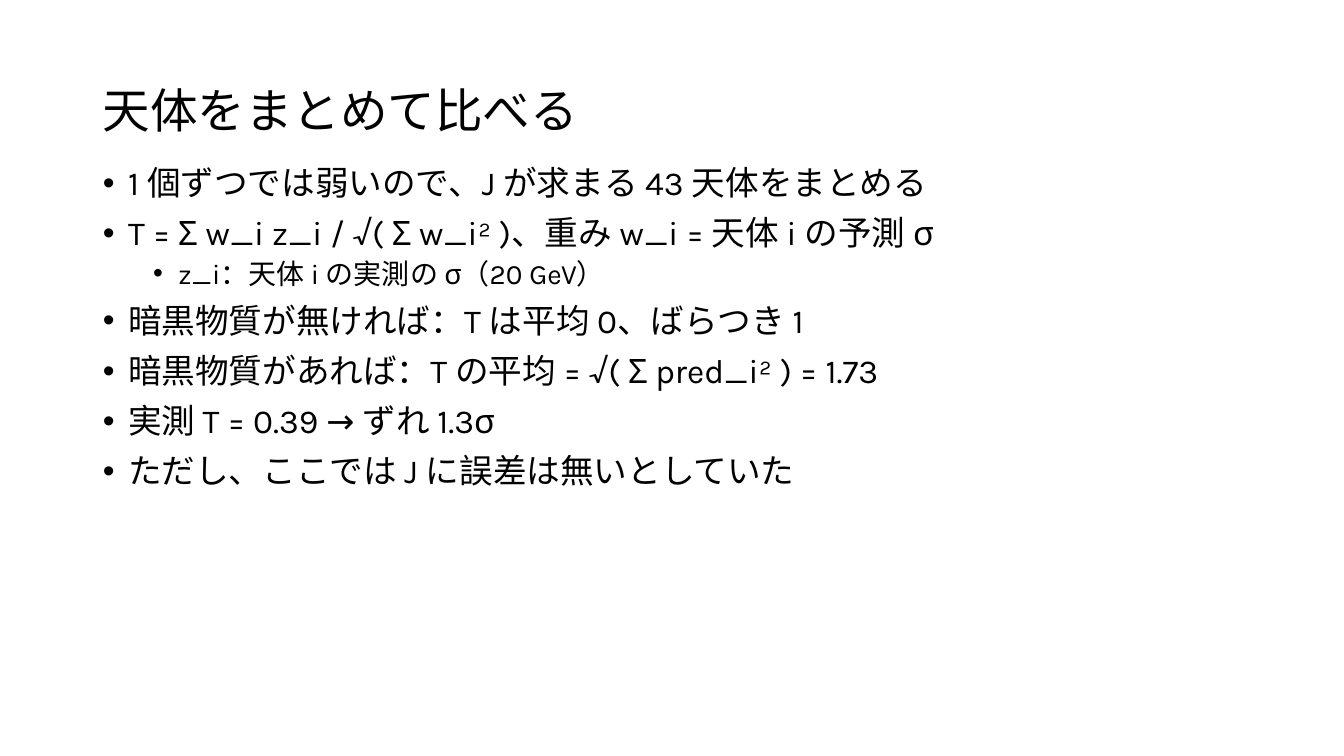
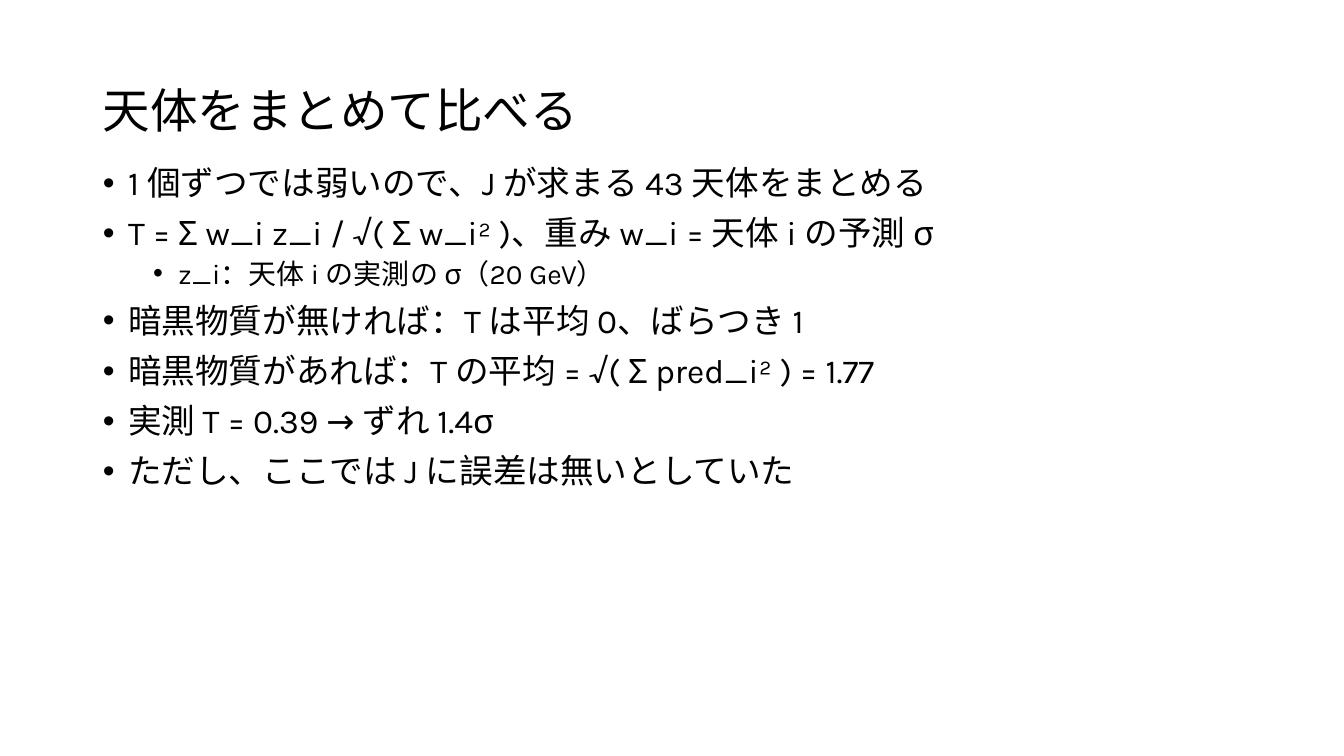
Before and after one commit to Mikann20041029/darkmatter-slides, a slide deck: slide 23 of slides/2026-10-02_研究進捗報告_claude.pptx. Drawn at 1344x756 pixels with LibreOffice and Linux fonts; fonts in the diff are those of the drawing. Boxes give left, top, right and bottom in pixels: in the first picture for what was removed or moved away, otherwise in the second. Text is boxed around its words. In the diff, an @@ line names an element or a change of style, - is before the commit and + after.

```diff
--- a/slides/2026-10-02_研究進捗報告_claude.pptx
+++ b/slides/2026-10-02_研究進捗報告_claude.pptx
@@ text at (x1=128, y1=354, x2=875, y2=436): text changed @@
-• 暗黒物質があれば：T の平均 = √( Σ pred_i² ) = 1.73
-• 実測 T = 0.39 → ずれ 1.3σ
+• 暗黒物質があれば：T の平均 = √( Σ pred_i² ) = 1.77
+• 実測 T = 0.39 → ずれ 1.4σ
```
Also in this commit, not shown: 13 other slides changed, 34 other files.
